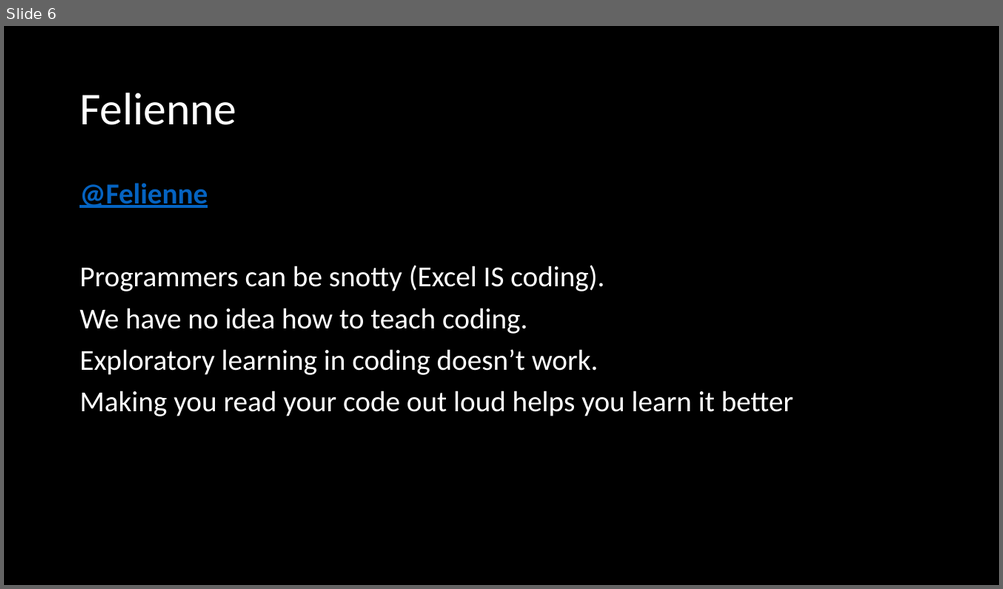
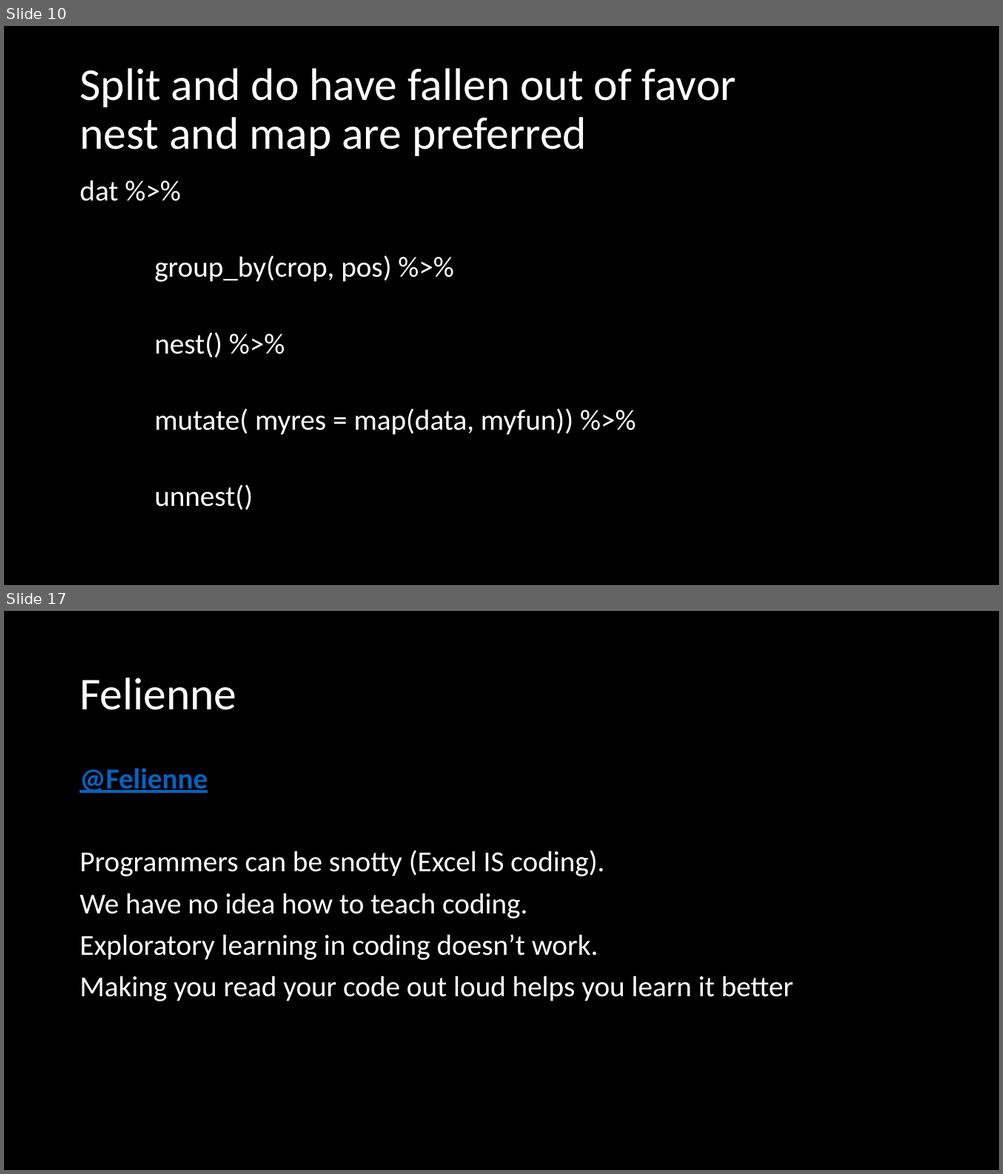
Before and after one commit to Rgronomists/2019Spring_M01_RStudioConf, a slide deck: presentation.pptx. Shown one above the other, each under a label of ours: slide 6 before the commit, slides 10 and 17 after it; the slides between them are not shown. The pictures are 1003x589 and 1003x1174 pixels, drawn with LibreOffice and Linux fonts; fonts in the diff are those of the drawing. Boxes give left, top, right and bottom in pixels: in the first picture for what was removed or moved away, otherwise in the second. Text is boxed around its words. In the diff, an @@ line names an element or a change of style, - is before the commit and + after.

```diff
--- a/presentation.pptx
+++ b/presentation.pptx
@@ slide 10 added at bbox=[4, 26, 999, 585], background #000000 @@
@@ title added at bbox=[79, 68, 736, 156], 44 pt, text #FFFFFF @@
+Split and do have fallen out of favor
+nest and map are preferred
@@ text added at bbox=[79, 180, 573, 511], 28 pt, text #FFFFFF @@
+dat %>%
+group_by(crop, pos) %>%
+nest() %>%
+mutate( myres = map(data, myfun)) %>%
+unnest()
@@ what was slide 6 is now slide 17 @@
```
Also in this commit, not shown: 1 slide changed, 12 other slides added, 2 slides removed.
